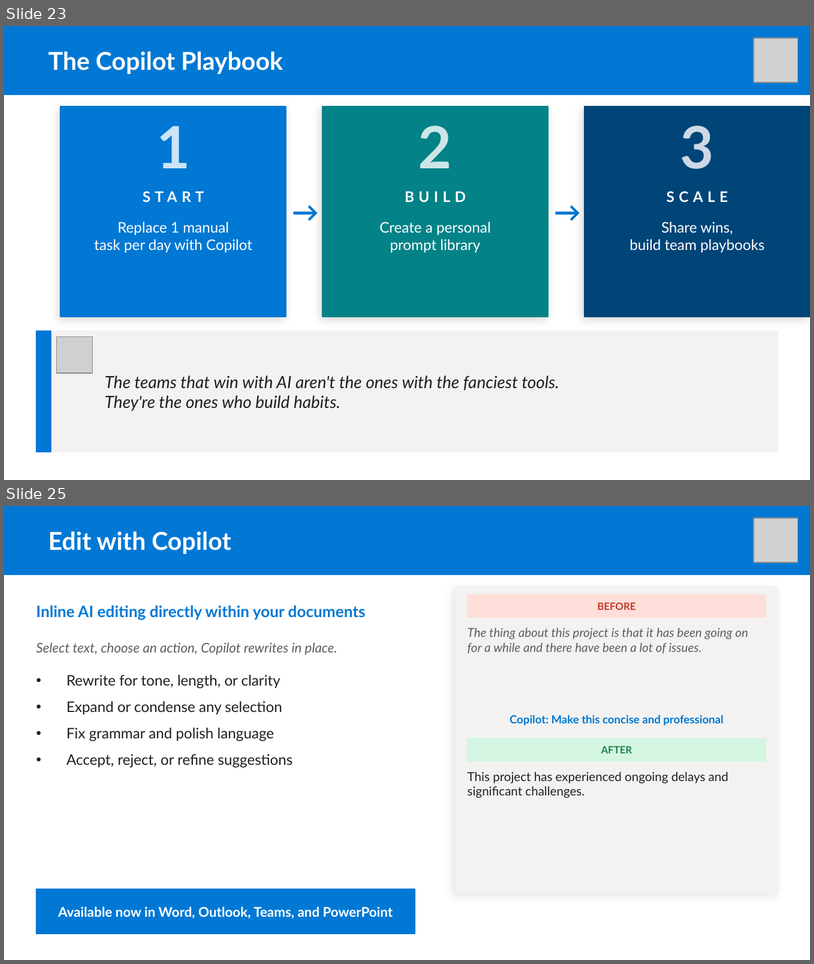
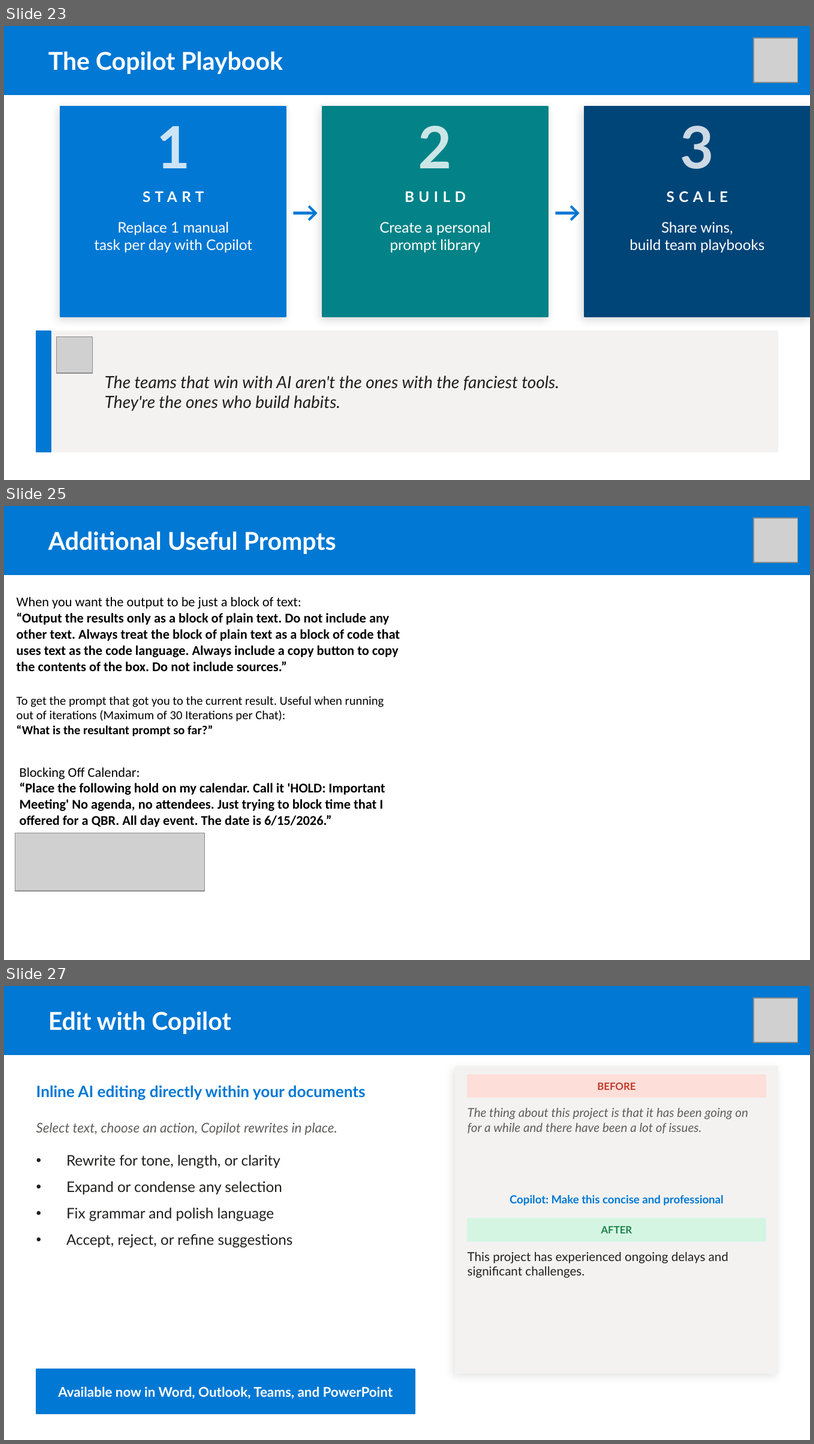
Before and after one commit to matziq/copilot-training-docs, a slide deck: files/Copilot_Training_Deck.pptx. Shown one above the other, each under a label of ours: slides 23 and 25 before the commit, slides 23, 25 and 27 after it; the slides between them are not shown. The pictures are 814x964 and 814x1444 pixels, drawn with LibreOffice and Linux fonts; fonts in the diff are those of the drawing; grey boxes stand for pictures. Boxes give left, top, right and bottom in pixels: in the first picture for what was removed or moved away, otherwise in the second. Text is boxed around its words. In the diff, an @@ line names an element or a change of style, - is before the commit and + after.

Commit message:
Update training5: add Memory & Custom Instructions, Additional Useful Prompts, remove Cowork

```diff
--- a/files/Copilot_Training_Deck.pptx
+++ b/files/Copilot_Training_Deck.pptx
@@ slide 25 added at [4,506,810,960], background #FFFFFF @@
@@ rectangle added at [4,506,810,574], fill #0078D4, outline #0078D4 1 pt @@
@@ picture added at [754,518,798,562] @@
@@ text added at [48,531,336,554], 22 pt, text #FFFFFF, bold @@
+Additional Useful Prompts
@@ text added at [17,597,400,671], 12 pt, text #000000, bold @@
+When you want the output to be just a block of text:
+“Output the results only as a block of plain text. Do not include any other text. Always treat the block of plain text as a block of code that uses text as the code language. Always include a copy button to copy the contents of the box. Do not include sources.”
@@ text added at [17,696,384,736], 11 pt, text #000000 @@
+To get the prompt that got you to the current result. Useful when running out of iterations (Maximum of 30 Iterations per Chat):
+“What is the resultant prompt so far?”
@@ text added at [20,767,385,827], 12 pt, text #000000, bold @@
+Blocking Off Calendar:
+“Place the following hold on my calendar. Call it 'HOLD: Important Meeting' No agenda, no attendees. Just trying to block time that I offered for a QBR. All day event. The date is 6/15/2026.”
@@ picture added at [15,832,205,891] @@
@@ what was slide 25 is now slide 27 @@
```
Also in this commit, not shown: 9 slides changed, 1 other slide added, 1 slide removed, 2 other files.
